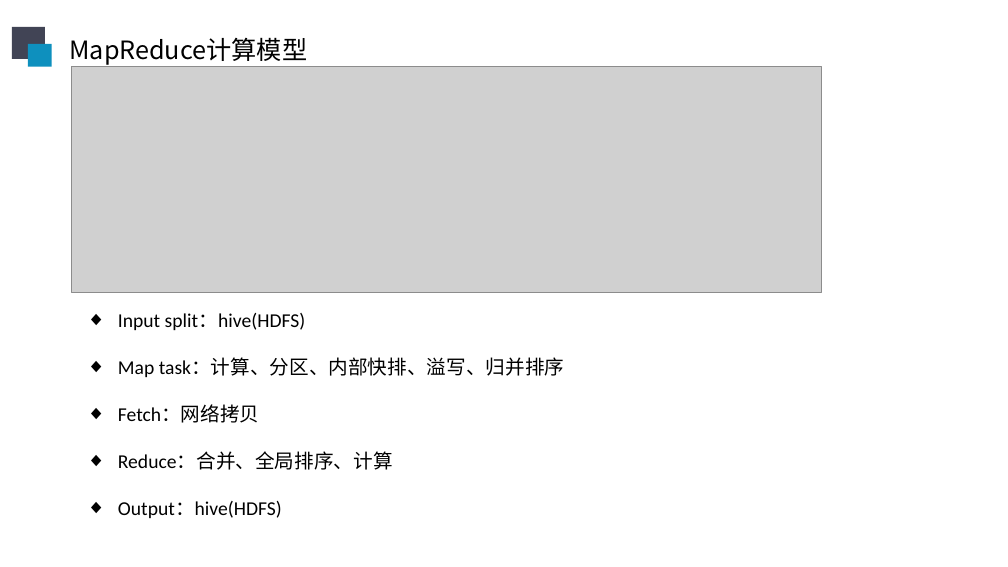
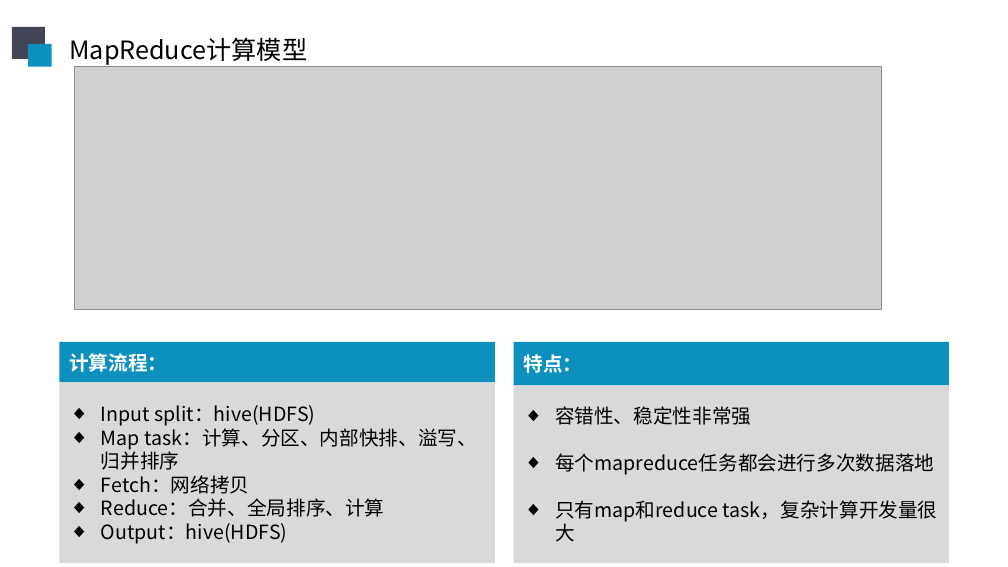
Before and after one commit to sunliangliang9201/interview_prepare, a slide deck: slide 8 of 在线阶段汇报20190606.pptx. Drawn at 1008x567 pixels with LibreOffice and Linux fonts; fonts in the diff are those of the drawing; grey boxes stand for pictures. Boxes give left, top, right and bottom in pixels: in the first picture for what was removed or moved away, otherwise in the second. Text is boxed around its words. In the diff, an @@ line names an element or a change of style, - is before the commit and + after.

```diff
--- a/在线阶段汇报20190606.pptx
+++ b/在线阶段汇报20190606.pptx
@@ picture: place and size @@
-picture at bbox=[72, 67, 822, 292]
+picture at bbox=[74, 67, 881, 309]
@@ rectangle added at bbox=[59, 342, 495, 382], fill #0E90BE, 14 pt, text #FFFFFF, bold @@
+计算流程：
@@ rectangle added at bbox=[514, 342, 950, 385], fill #0E90BE, 14 pt, text #FFFFFF, bold @@
+特点：
@@ rectangle "Input split：hive(HDFS)": place and size @@
-rectangle "Input split：hive(HDFS)" at bbox=[118, 313, 565, 518]
+rectangle "Input split：hive(HDFS)" at bbox=[59, 382, 495, 562]
@@ rectangle "Input split：hive(HDFS)" at bbox=[59, 382, 495, 562]: font Calibri to Noto Sans CJK SC; vertical alignment top to middle; fill none to #D9D9D9 @@
@@ rectangle added at bbox=[514, 385, 950, 562], fill #D9D9D9, 14 pt, text #000000 @@
+◆ 容错性、稳定性非常强
+◆ 每个mapreduce任务都会进行多次数据落地
+◆ 只有map和reduce task，复杂计算开发量很大
```
Also in this commit, not shown: 6 other slides changed.
